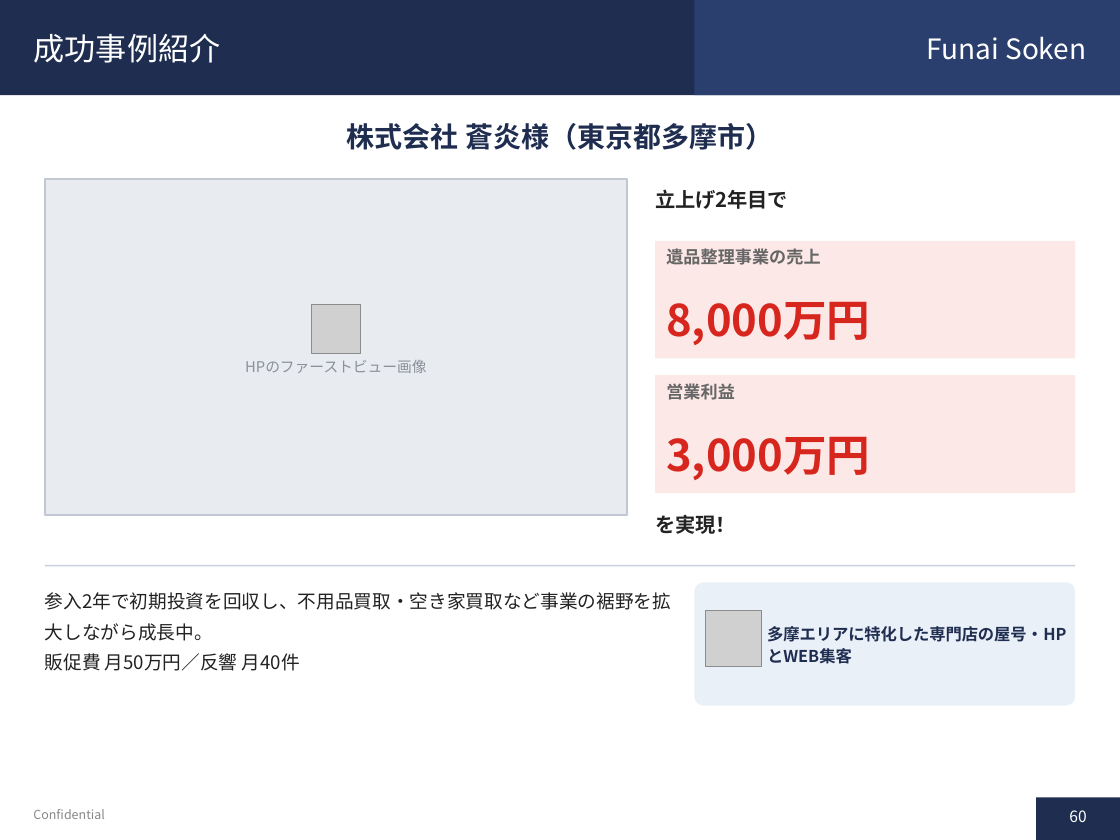
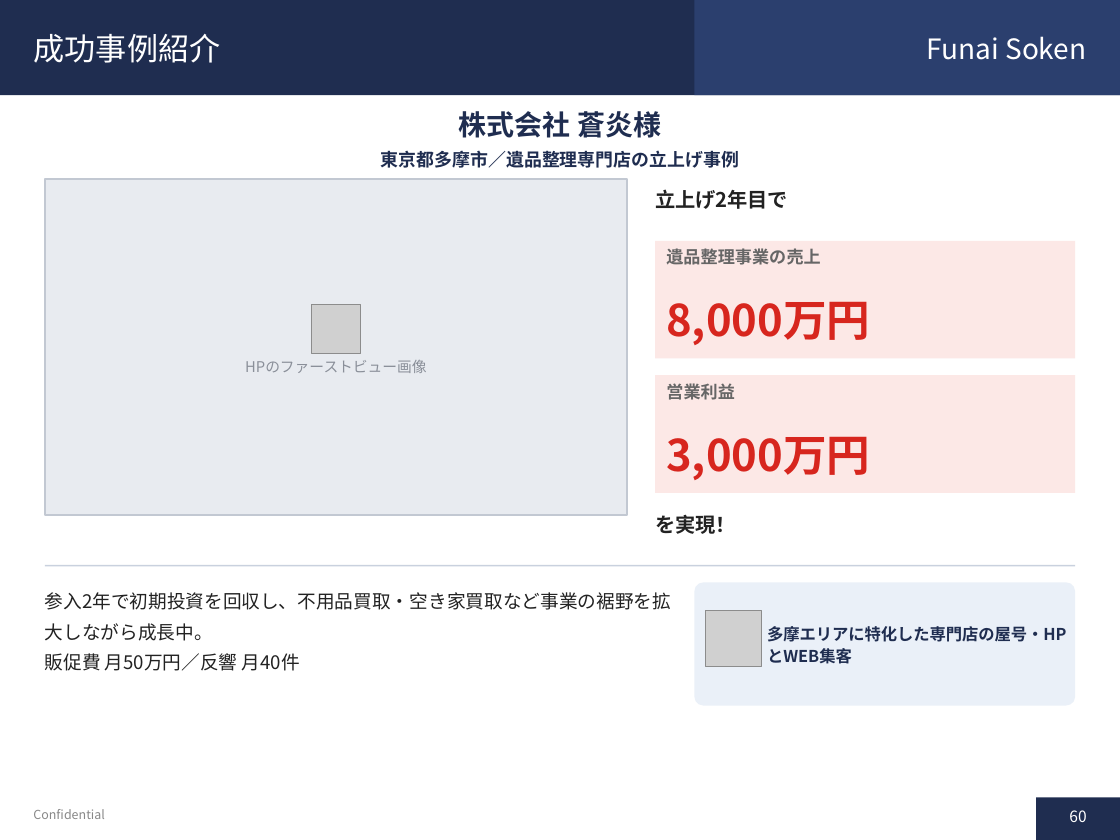
Before and after one commit to soshiro-iki-sys/-, a slide deck: slide 60 of proposals/遺品整理事業_企画書.pptx. Drawn at 1120x840 pixels with LibreOffice and Linux fonts; fonts in the diff are those of the drawing; grey boxes stand for pictures. Boxes give left, top, right and bottom in pixels: in the first picture for what was removed or moved away, otherwise in the second. Text is boxed around its words. In the diff, an @@ line names an element or a change of style, - is before the commit and + after.

```diff
--- a/proposals/遺品整理事業_企画書.pptx
+++ b/proposals/遺品整理事業_企画書.pptx
@@ text at bbox=[459, 111, 661, 138]: text changed @@
-株式会社 蒼炎様（東京都多摩市）
+株式会社 蒼炎様
@@ text added at bbox=[381, 150, 739, 168], 11.5 pt, text #1F2D50, bold @@
+東京都多摩市／遺品整理専門店の立上げ事例
```
Also in this commit, not shown: 12 other slides changed, 11 other files.
